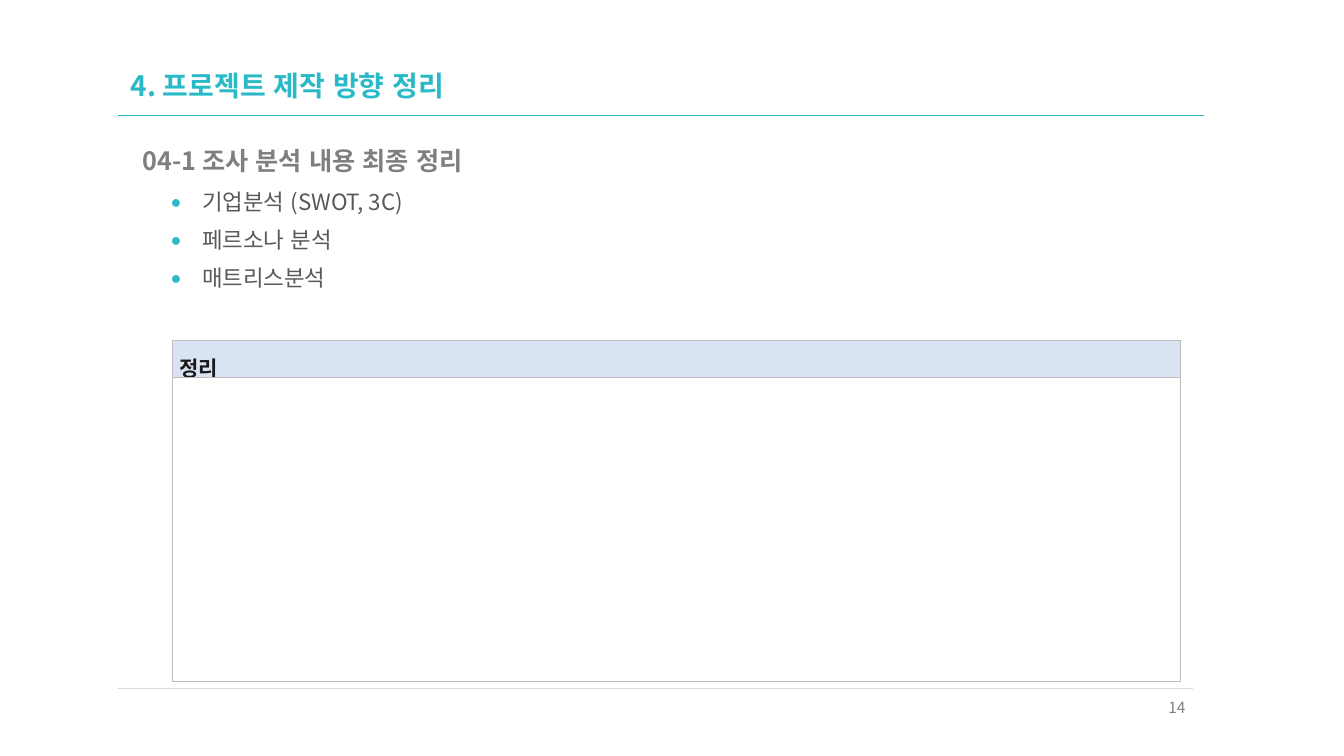
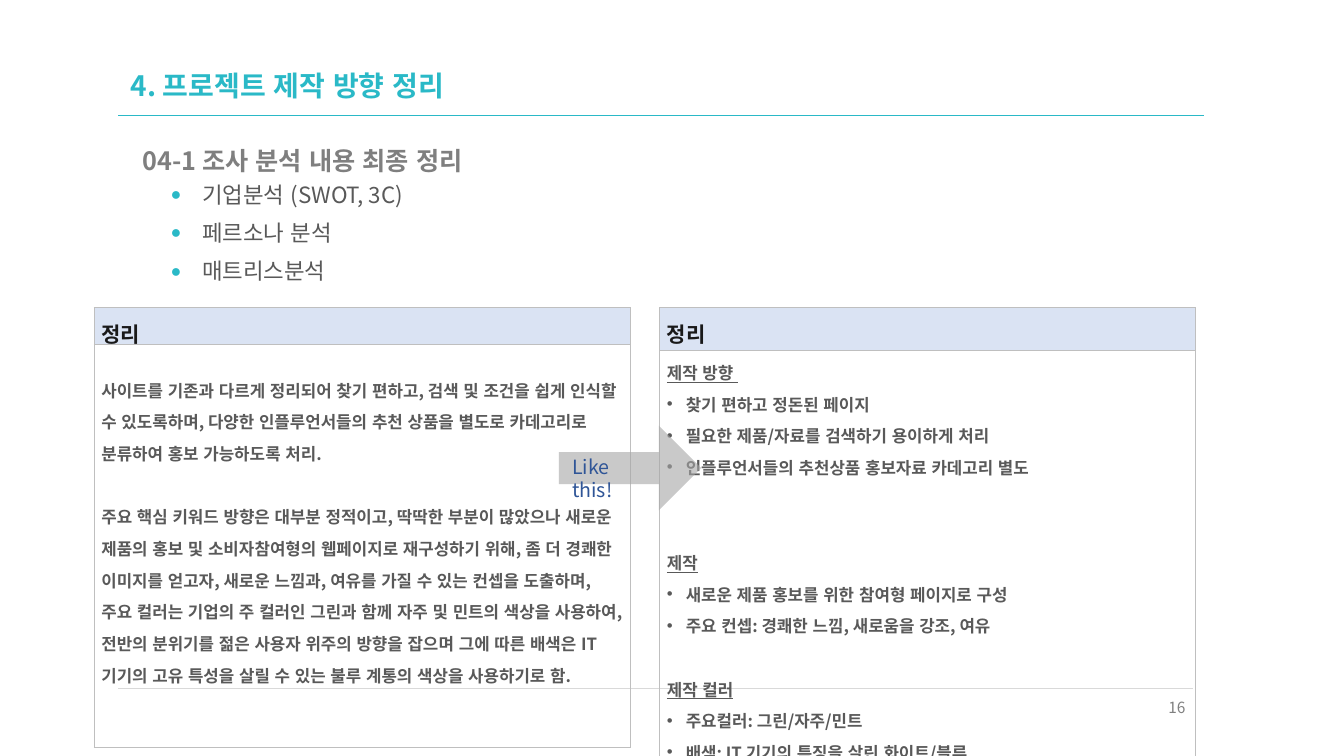
Before and after one commit to ekfka4863/frontEndCource_210901, a slide deck: slide 16 of source/n_01_UIUX요구분석_다나와닷컴.pptx (slide 14 before the commit). Drawn at 1344x756 pixels with LibreOffice and Linux fonts; fonts in the diff are those of the drawing. Boxes give left, top, right and bottom in pixels: in the first picture for what was removed or moved away, otherwise in the second. Text is boxed around its words. In the diff, an @@ line names an element or a change of style, - is before the commit and + after.

```diff
--- a/source/n_01_UIUX요구분석_다나와닷컴.pptx
+++ b/source/n_01_UIUX요구분석_다나와닷컴.pptx
@@ text "기업분석 (SWOT, 3C)": place and size @@
-text "기업분석 (SWOT, 3C)" at [202,191,403,288]
+text "기업분석 (SWOT, 3C)" at [202,184,403,281]
@@ table at [95,308,630,744] @@
-row 2, column 1: 
+row 2, column 1: 사이트를 기존과 다르게 정리되어 찾기 편하고, 검색 및 조건을 쉽게 인식할 수 있도록하며, 다양한 인플루언서들의 추천 상품을 별도로 카데고리로 분류하여 홍보 가능하도록 처리. / 주요 핵심 키워드 방향은 대부분 정적이고, 딱딱한 부분이 많았으나 새로운 제품의 홍보 및 소비자참여형의 웹페이지로 재구성하기 위해, 좀 더 경쾌한 이미지를 얻고자, 새로운 느낌과, 여유를 가질 수 있는 컨셉을 도출하며, 주요 컬러는 기업의 주 컬러인 그린과 함께 자주 및 민트의 색상을 사용하여, 전반의 분위기를 젊은 사용자 위주의 방향을 잡으며 그에 따른 배색은 IT 기기의 고유 특성을 살릴 수 있는 불루 계통의 색상을 사용하기로 함.
@@ table: place and size @@
-table at [172,341,1181,681]
+table at [95,308,630,744]
@@ table added at [660,308,1196,744], 3 rows, 1 columns @@
+정리
+제작 방향 / 찾기 편하고 정돈된 페이지 / 필요한 제품/자료를 검색하기 용이하게 처리 / 인플루언서들의 추천상품 홍보자료 카데고리 별도 / 제작 / 새로운 제품 홍보를 위한 참여형 페이지로 구성 / 주요 컨셉: 경쾌한 느낌, 새로움을 강조, 여유 / 제작 컬러 / 주요컬러: 그린/자주/민트 / 배색: IT 기기의 특징을 살린 화이트/블루
+
@@ right arrow added at [559,425,701,510], fill #A6A6A6 at 60% opacity @@
@@ text added at [572,458,612,497], 14 pt, text #2F5597 @@
+Like this!
@@ page number at [1168,701,1185,713]: text changed @@
-14
+16
```
Also in this commit, not shown: 7 other slides changed, 2 slides added, 5 other files.
